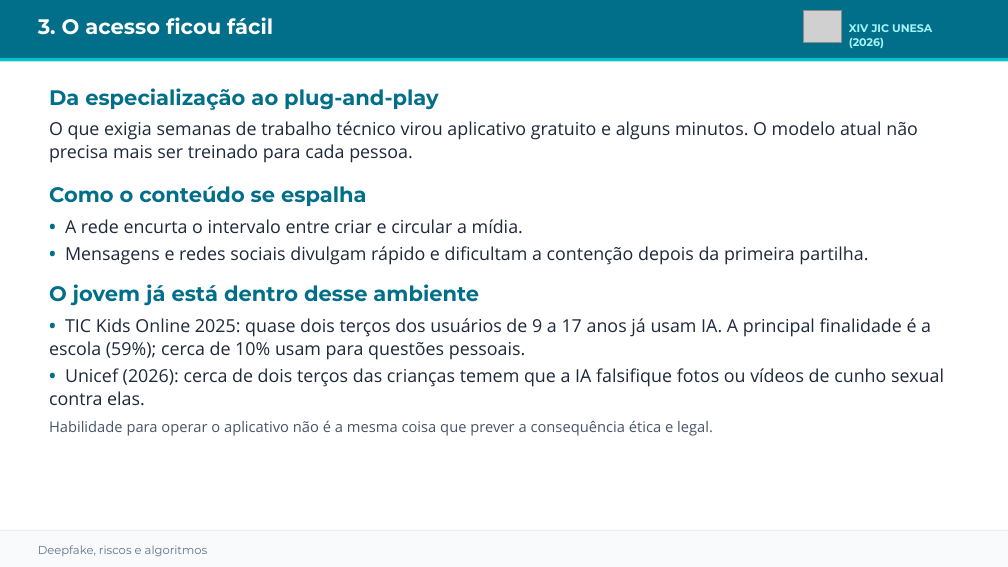
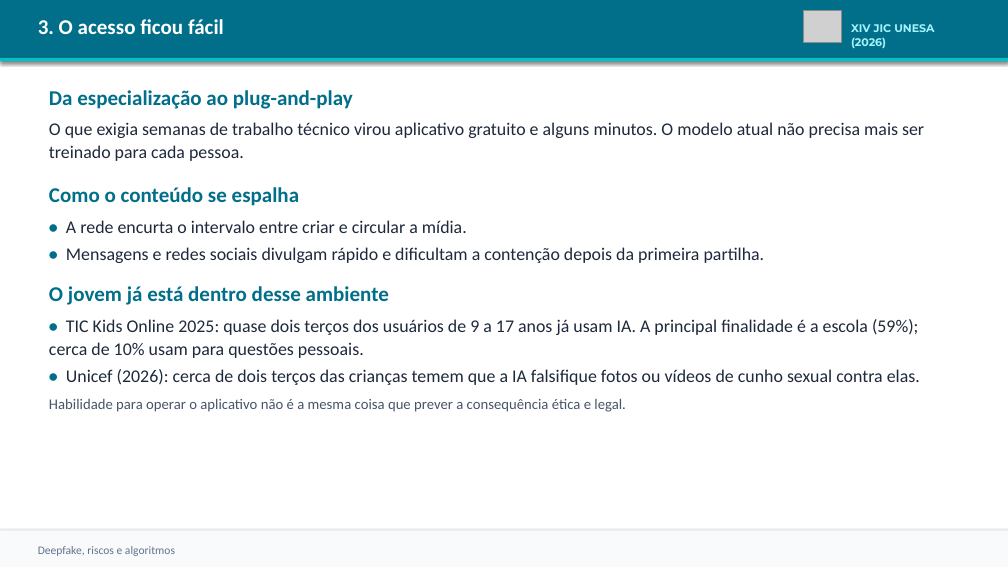
Before and after one commit to matiasmov/matiasmov, a slide deck: slide 4 of apresentacao/JIC_2026_Lucas_Matias_Deepfake.pptx. Drawn at 1008x567 pixels with LibreOffice and Linux fonts; fonts in the diff are those of the drawing; grey boxes stand for pictures. Boxes give left, top, right and bottom in pixels: in the first picture for what was removed or moved away, otherwise in the second. Text is boxed around its words. In the diff, an @@ line names an element or a change of style, - is before the commit and + after.

```diff
--- a/apresentacao/JIC_2026_Lucas_Matias_Deepfake.pptx
+++ b/apresentacao/JIC_2026_Lucas_Matias_Deepfake.pptx
@@ text "3. O acesso ficou fácil" at bbox=[38, 19, 224, 34]: font Montserrat to Calibri @@
@@ shadow on in 3 elements at bbox=[0, 0, 1008, 61], bbox=[0, 530, 1008, 567], bbox=[0, 58, 1008, 61] @@
@@ text "Da especialização ao plug-and-play" at bbox=[49, 90, 924, 412]: font Montserrat to Calibri in "Da especialização ao plug-and-play", "Como o conteúdo se espalha", "O jovem já está dentro desse ambiente"; font Open Sans to Calibri in "O que exigia semanas de trabalho técnico ...", "• A rede encurta o intervalo entre ...", "• Mensagens e redes sociais divulgam rápido ...", "• TIC Kids Online 2025: quase dois ..." and 2 more places @@
@@ text "Deepfake, riscos e algoritmos" at bbox=[38, 546, 175, 556]: font Montserrat to Calibri @@
```
Also in this commit, not shown: 9 other slides changed, 1 other file.
